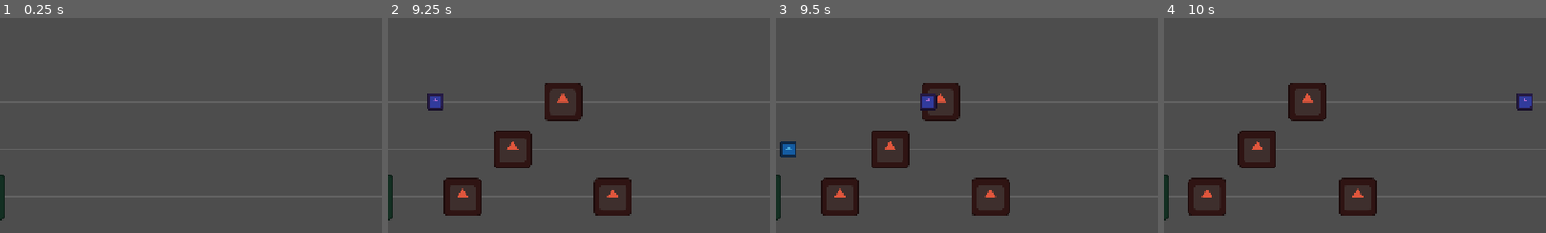
Above: before the commit, frames 1-4 (left to right).
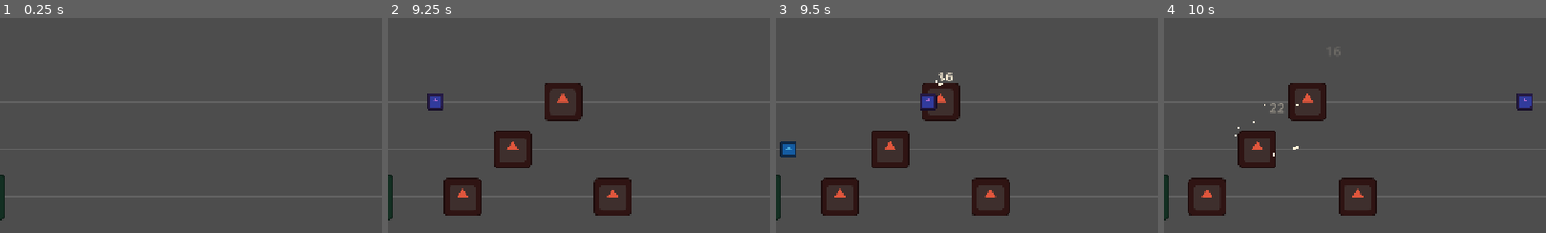
Above: after the commit, the same moments.

Repository: Sosorik/Sublike
Game: Godot game, scene res://scenes/battle/battle.tscn
Two runs of this game, one before a commit and one after it. Both use one fixed random seed, a clock stepped at 60 frames per second and the inputs below. The engine's default icon, where the game draws it, is replaced by a stand-in: a white triangle on a blue panel in a dark square.
Inputs:
- Up to frame 1 (0.25 s): no input
- Up to frame 2 (9.25 s): click "1. 격려" at 0.5 s; tap Enter at 1.25 s; tap 1 at 1.35, 5.85, 8.85 s; click "2. 화염 부여" at 2 s; hold A 2.78-3.53 s; tap 2 at 2.85, 6.6 s; tap 3 at 3.6, 7.35 s; click "자동 시전 (A)" at 4.25 s; tap R at 5.1, 8.1 s; hold A 5.78-8.03 s
- Up to frame 3 (9.5 s): no input
- Up to frame 4 (10 s): tap 2 at 9.6 s
The pictures show only the part of the screen within x 49-99%, y 11-61%; the shares and areas given below are measured in that part.

Frames 1-2 are identical in both runs. In frame 3, 0.1% of the frame differs, in the area x 41-47%, y 25-32%; in frame 4, 0.2%, in the area x 18-47%, y 14-65%.

Commit message:
전투 연출: 피해 숫자 + 피격/처치 파티클
- effects.gd (autoload Effects) — 풀 경유 연출 창구
- damage_number.tscn / hit_effect.tscn 신규
- 치명타는 크고 금색, 아군 피격은 붉은색, 속성 타격은 속성색
- 지속피해는 숫자 생략 (silent_number) — 화면 가림 방지
- ARCHITECTURE 의 풀 필수 대상 DamageNumber/HitEffect 를 채움

검증: 동시 최대 7개, 풀 신규 생성 0, 누수 없음

Co-Authored-By: Claude Opus 5 <noreply@anthropic.com>

Diff:
--- a/project.godot
+++ b/project.godot
@@ -20,6 +20,7 @@
 
 DataLoader="*res://scripts/data/data_loader.gd"
 ObjectPool="*res://scripts/core/object_pool.gd"
+Effects="*res://scripts/core/effects.gd"
 
 [display]
 
--- a/scenes/battle/battle.tscn
+++ b/scenes/battle/battle.tscn
@@ -12,7 +12,7 @@
 [ext_resource type="PackedScene" path="res://scenes/ui/cutin_layer.tscn" id="10_cutin"]
 [ext_resource type="Script" path="res://scripts/core/run_state.gd" id="11_run"]
 
-[node name="Battle" type="Node2D" node_paths=PackedStringArray("spawner", "party", "aida", "run_state", "skills", "cutin")]
+[node name="Battle" type="Node2D" node_paths=PackedStringArray("spawner", "party", "aida", "run_state", "skills", "cutin", "effects_root")]
 script = ExtResource("1_battle")
 spawner = NodePath("EnemySpawner")
 party = NodePath("Party")
@@ -20,12 +20,15 @@
 run_state = NodePath("RunState")
 skills = NodePath("AidaSkills")
 cutin = NodePath("CutinLayer")
+effects_root = NodePath("Effects")
 
 [node name="Enemies" type="Node2D" parent="."]
 
 [node name="Projectiles" type="Node2D" parent="."]
 
 [node name="Lanes" type="Node2D" parent="."]
+
+[node name="Effects" type="Node2D" parent="."]
 
 [node name="Aida" type="Node2D" parent="."]
 script = ExtResource("7_aida")
--- /dev/null
+++ b/scenes/effects/damage_number.tscn
@@ -0,0 +1,17 @@
+[gd_scene load_steps=2 format=3]
+
+[ext_resource type="Script" path="res://scripts/ui/damage_number.gd" id="1_num"]
+
+[node name="DamageNumber" type="Node2D" node_paths=PackedStringArray("label")]
+script = ExtResource("1_num")
+label = NodePath("Label")
+
+[node name="Label" type="Label" parent="."]
+offset_left = -50.0
+offset_top = -22.0
+offset_right = 50.0
+offset_bottom = 22.0
+theme_override_font_sizes/font_size = 22
+text = "0"
+horizontal_alignment = 1
+vertical_alignment = 1
--- /dev/null
+++ b/scenes/effects/hit_effect.tscn
@@ -0,0 +1,21 @@
+[gd_scene load_steps=2 format=3]
+
+[ext_resource type="Script" path="res://scripts/combat/hit_effect.gd" id="1_hit"]
+
+[node name="HitEffect" type="Node2D" node_paths=PackedStringArray("particles")]
+script = ExtResource("1_hit")
+particles = NodePath("CPUParticles2D")
+
+[node name="CPUParticles2D" type="CPUParticles2D" parent="."]
+emitting = false
+amount = 10
+lifetime = 0.4
+one_shot = true
+explosiveness = 1.0
+direction = Vector2(0, -1)
+spread = 180.0
+gravity = Vector2(0, 320)
+initial_velocity_min = 90.0
+initial_velocity_max = 240.0
+scale_amount_min = 2.0
+scale_amount_max = 4.5
--- a/scripts/combat/damage_packet.gd
+++ b/scripts/combat/damage_packet.gd
@@ -19,6 +19,9 @@
 ## element 가 비어 있으면 의미 없다. 맞는 쪽이 읽어서 처리한다.
 var element_params: Dictionary = {}
 
+## 피해 숫자를 띄우지 않는다. 지속피해가 0.25초마다 숫자를 뿌리면 화면이 가려진다.
+var silent_number: bool = false
+
 ## 방어력을 무시한다. 지속피해와 신성 속성이 쓴다.
 ## 지속피해에 방어력을 빼면 틱마다 최소피해로 떨어져 오히려 더 아파진다.
 var ignore_defense: bool = false
--- a/scripts/combat/enemy.gd
+++ b/scripts/combat/enemy.gd
@@ -113,9 +113,15 @@
 	if not packet.element.is_empty():
 		_apply_element(packet)
 
+	if not packet.silent_number:
+		var hit_at: Vector2 = position + Vector2(0.0, -_hit_offset_y())
+		Effects.damage(hit_at, dealt, Effects.COLOR_ENEMY_HIT, packet.is_crit)
+		Effects.hit(hit_at, _element_color(packet))
+
 	if hp <= 0.0:
 		hp = 0.0
 		_advancing = false
+		Effects.kill(position + Vector2(0.0, -_hit_offset_y()), _dot_color if not _dots.is_empty() else Effects.COLOR_ENEMY_HIT)
 		_leave_blocker()
 		# 투사체 명중은 물리 콜백 안이다. 거기서 풀에 반납하면 트리에서 못 뗀다.
 		died.emit.call_deferred(self)
@@ -253,6 +259,7 @@
 
 	var packet := DamagePacket.new(dps_sum * _dot_tick, false, "")
 	packet.ignore_defense = true
+	packet.silent_number = true   # 0.25초마다 숫자가 뜨면 화면이 가려진다
 	take_damage(packet)
 
 
@@ -265,6 +272,21 @@
 	var pulse: float = 0.85 + 0.15 * sin(float(Time.get_ticks_msec()) * 0.012)
 	modulate = _base_color.lerp(_dot_color, weight) * pulse
 	modulate.a = 1.0
+
+
+## 피격 이펙트가 뜰 높이. 발끝이 아니라 몸통 가운데쯤에서 터져야 자연스럽다.
+func _hit_offset_y() -> float:
+	if _sprite != null and _sprite.texture != null:
+		return _sprite.texture.get_height() * _sprite.scale.y * 0.55
+	return 30.0
+
+
+## 맞은 속성의 색. 무속성이면 기본색.
+func _element_color(packet: DamagePacket) -> Color:
+	var hex: String = str(packet.element_params.get("vfx_color", ""))
+	if packet.element.is_empty() or hex.is_empty():
+		return Effects.COLOR_ENEMY_HIT
+	return Color.from_string(hex, Effects.COLOR_ENEMY_HIT)
 
 
 ## 지금 불타는 중인가. 연출·디버그용.
--- /dev/null
+++ b/scripts/combat/hit_effect.gd
@@ -0,0 +1,45 @@
+class_name HitEffect
+extends Node2D
+
+## 피격 / 처치 순간의 파티클 한 방. 아트 리소스 없이 화면을 채우는 수단이다.
+## (CLAUDE.md "화려함은 이펙트가 만든다")
+
+signal expired(node: HitEffect)
+
+## 파티클이 다 사라질 때까지 기다리는 시간.
+const LINGER: float = 0.55
+
+## 인스펙터에서 CPUParticles2D 를 연결한다.
+@export var particles: CPUParticles2D
+
+var _left: float = 0.0
+
+
+## 터뜨린다. scale_mult 를 키우면 더 크게 터진다 (처치 연출용).
+func burst(at: Vector2, color: Color, scale_mult: float = 1.0, count: int = 10) -> void:
+	if particles == null:
+		return
+	position = at
+	particles.color = color
+	particles.amount = maxi(1, count)
+	particles.initial_velocity_min = 90.0 * scale_mult
+	particles.initial_velocity_max = 240.0 * scale_mult
+	particles.scale_amount_min = 2.0 * scale_mult
+	particles.scale_amount_max = 4.5 * scale_mult
+	particles.restart()
+	particles.emitting = true
+	_left = LINGER
+
+
+func _process(delta: float) -> void:
+	if _left <= 0.0:
+		return
+	_left -= delta
+	if _left <= 0.0:
+		expired.emit(self)
+
+
+func _on_released() -> void:
+	_left = 0.0
+	if particles != null:
+		particles.emitting = false
--- a/scripts/combat/unit.gd
+++ b/scripts/combat/unit.gd
@@ -306,8 +306,14 @@
 	var dealt: float = maxf(_min_damage, packet.base - defense)
 	hp -= dealt
 
+	if not packet.silent_number:
+		var at: Vector2 = position + Vector2(0.0, -SPRITE_HEIGHT * 0.55)
+		Effects.damage(at, dealt, Effects.COLOR_ALLY_HIT, false)
+		Effects.hit(at, Effects.COLOR_ALLY_HIT)
+
 	if hp <= 0.0:
 		hp = 0.0
+		Effects.kill(position + Vector2(0.0, -SPRITE_HEIGHT * 0.55), Effects.COLOR_ALLY_HIT)
 		_die()
 
 
--- a/scripts/core/battle.gd
+++ b/scripts/core/battle.gd
@@ -26,6 +26,9 @@
 ## 인스펙터에서 CutinLayer 를 연결한다. 소환 연출이 여기서 나온다.
 @export var cutin: CanvasLayer
 
+## 인스펙터에서 Effects 노드를 연결한다. 피해 숫자·파티클이 여기 담긴다.
+@export var effects_root: Node2D
+
 ## 층 클리어 후 강화 3택을 내민다. (강화 ID 목록)
 signal upgrades_offered(ids: Array)
 
@@ -59,6 +62,9 @@
 		return
 	run_state.segment_cleared.connect(_on_segment_cleared)
 	spawner.boss_appeared.connect(_on_boss_appeared)
+
+	if effects_root != null:
+		Effects.set_root(effects_root)
 	# 자식들이 다 준비된 뒤 첫 층을 연다.
 	_start_floor.call_deferred()
 
--- /dev/null
+++ b/scripts/core/effects.gd
@@ -0,0 +1,79 @@
+extends Node
+
+## 전투 연출 창구. autoload 이름: Effects
+##
+## 피해 숫자와 피격 파티클은 매 프레임 수십 개가 생긴다. 전부 풀을 거친다.
+## (docs/ARCHITECTURE.md "오브젝트 풀" — DamageNumber, HitEffect 는 필수 대상)
+##
+## 전투 씬이 set_root() 로 자기 컨테이너를 넘겨 준다.
+## 넘겨받기 전에는 조용히 아무것도 하지 않는다 — 로비에서 호출돼도 터지지 않게.
+
+const NUMBER_SCENE: String = "res://scenes/effects/damage_number.tscn"
+const HIT_SCENE: String = "res://scenes/effects/hit_effect.tscn"
+
+const COLOR_ENEMY_HIT: Color = Color(1.0, 0.95, 0.85)   ## 적이 맞았다
+const COLOR_ALLY_HIT: Color = Color(1.0, 0.55, 0.5)     ## 가신·아이다가 맞았다
+const COLOR_CRIT: Color = Color(1.0, 0.85, 0.3)         ## 치명타
+
+var _root: Node2D = null
+var _number_scene: PackedScene = null
+var _hit_scene: PackedScene = null
+
+
+func _ready() -> void:
+	_number_scene = load(NUMBER_SCENE) as PackedScene
+	_hit_scene = load(HIT_SCENE) as PackedScene
+
+
+## 전투 씬이 자기 이펙트 컨테이너를 넘긴다. 미리 만들어 두기도 한다.
+func set_root(root: Node2D, prewarm_numbers: int = 32, prewarm_hits: int = 24) -> void:
+	_root = root
+	if _root == null:
+		return
+	if _number_scene != null:
+		ObjectPool.prewarm(_number_scene, prewarm_numbers)
+	if _hit_scene != null:
+		ObjectPool.prewarm(_hit_scene, prewarm_hits)
+
+
+## 피해 숫자를 띄운다.
+func damage(at: Vector2, amount: float, color: Color = COLOR_ENEMY_HIT, is_crit: bool = false) -> void:
+	if _root == null or _number_scene == null:
+		return
+	var n: DamageNumber = ObjectPool.acquire(_number_scene) as DamageNumber
+	if n == null:
+		return
+	if not n.expired.is_connected(_on_number_expired):
+		n.expired.connect(_on_number_expired)
+	_root.add_child(n)
+	n.show_value(at, amount, COLOR_CRIT if is_crit else color, is_crit)
+
+
+## 피격 파티클.
+func hit(at: Vector2, color: Color = COLOR_ENEMY_HIT) -> void:
+	_burst(at, color, 1.0, 10)
+
+
+## 처치 파티클. 더 크게 터진다.
+func kill(at: Vector2, color: Color = COLOR_ENEMY_HIT) -> void:
+	_burst(at, color, 1.9, 22)
+
+
+func _burst(at: Vector2, color: Color, scale_mult: float, count: int) -> void:
+	if _root == null or _hit_scene == null:
+		return
+	var e: HitEffect = ObjectPool.acquire(_hit_scene) as HitEffect
+	if e == null:
+		return
+	if not e.expired.is_connected(_on_hit_expired):
+		e.expired.connect(_on_hit_expired)
+	_root.add_child(e)
+	e.burst(at, color, scale_mult, count)
+
+
+func _on_number_expired(n: DamageNumber) -> void:
+	ObjectPool.release(n)
+
+
+func _on_hit_expired(e: HitEffect) -> void:
+	ObjectPool.release(e)
--- /dev/null
+++ b/scripts/ui/damage_number.gd
@@ -0,0 +1,47 @@
+class_name DamageNumber
+extends Node2D
+
+## 뜬 피해 숫자. 위로 떠오르며 사라진다.
+## 풀에서 재사용되므로 show_value() 에서 상태를 전부 초기화한다.
+
+## 수명이 끝났다. 반납은 스스로 한다.
+signal expired(node: DamageNumber)
+
+const RISE: float = 46.0
+const LIFE: float = 0.62
+const SPREAD: float = 14.0
+
+## 인스펙터에서 Label 을 연결한다.
+@export var label: Label
+
+var _finishing: bool = false
+
+
+## 숫자를 띄운다. big 이면 치명타라 더 크게 뜬다.
+func show_value(at: Vector2, amount: float, color: Color, big: bool) -> void:
+	if label == null:
+		return
+	position = at + Vector2(randf_range(-SPREAD, SPREAD), randf_range(-6.0, 6.0))
+	label.text = str(maxi(1, roundi(amount)))
+	label.modulate = color
+	scale = Vector2.ONE * (1.45 if big else 1.0)
+	modulate = Color(1.0, 1.0, 1.0, 1.0)
+	_finishing = false
+
+	var tween: Tween = create_tween()
+	tween.set_parallel(true)
+	tween.tween_property(self, "position:y", position.y - RISE, LIFE).set_trans(Tween.TRANS_QUAD).set_ease(Tween.EASE_OUT)
+	tween.tween_property(self, "modulate:a", 0.0, LIFE).set_ease(Tween.EASE_IN)
+	tween.chain().tween_callback(_finish)
+
+
+func _finish() -> void:
+	if _finishing:
+		return
+	_finishing = true
+	expired.emit(self)
+
+
+func _on_released() -> void:
+	_finishing = false
+	modulate.a = 0.0
Not shown, added: scripts/combat/hit_effect.gd.uid
Not shown, added: scripts/core/effects.gd.uid
Not shown, added: scripts/ui/damage_number.gd.uid
Not shown, changed: docs/PROGRESS.md
